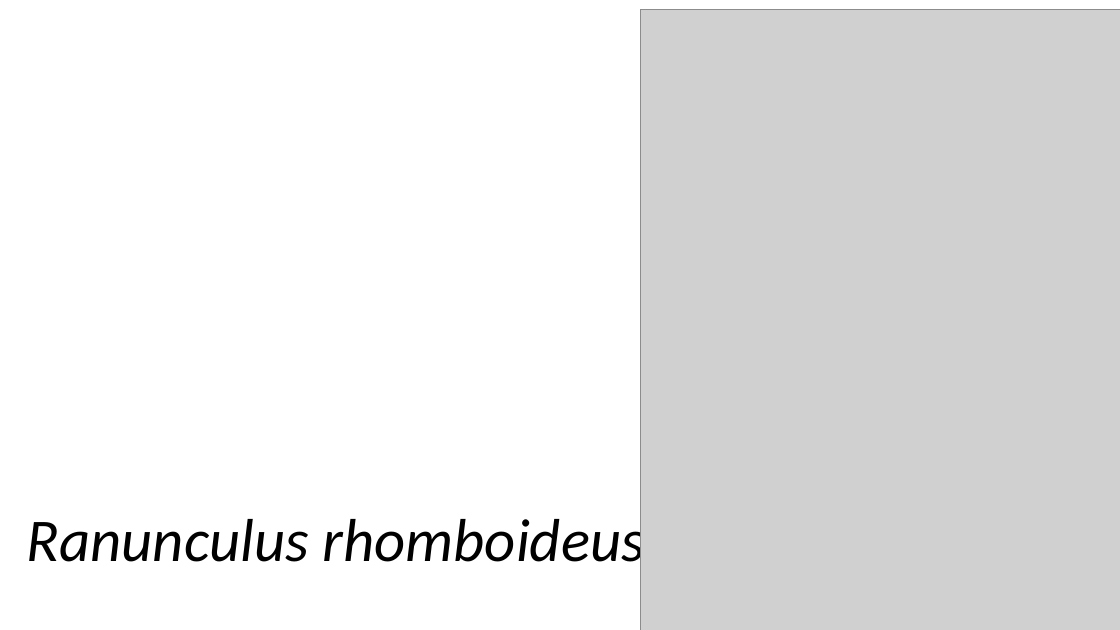
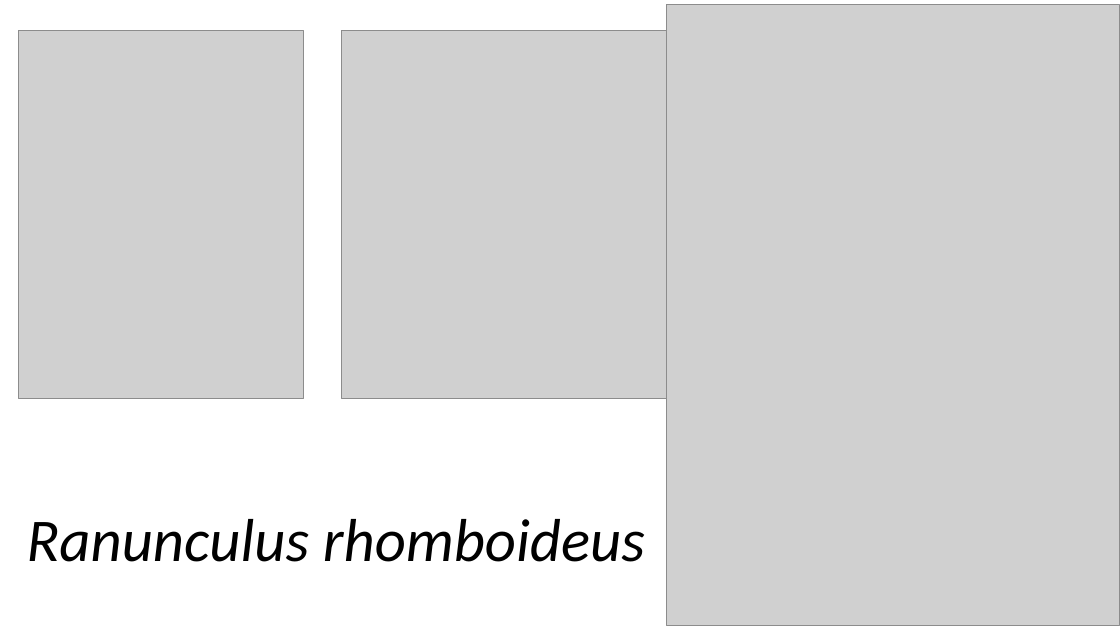
Before and after one commit to echandle2228/bareground2020_2021, a slide deck: slide 9 of pathDiagrams.pptx. Drawn at 1120x630 pixels with LibreOffice and Linux fonts; fonts in the diff are those of the drawing; grey boxes stand for pictures. Boxes give left, top, right and bottom in pixels: in the first picture for what was removed or moved away, otherwise in the second. Text is boxed around its words. In the diff, an @@ line names an element or a change of style, - is before the commit and + after.

Commit message:
added altered path diagrams to powerpoint and saved changes to test2

```diff
--- a/pathDiagrams.pptx
+++ b/pathDiagrams.pptx
@@ picture: place and size @@
-picture at (640,10,1120,630)
+picture at (666,5,1120,625)
@@ picture added at (18,31,303,399) @@
@@ picture added at (341,31,666,399) @@
```
Also in this commit, not shown: 1 other file.
